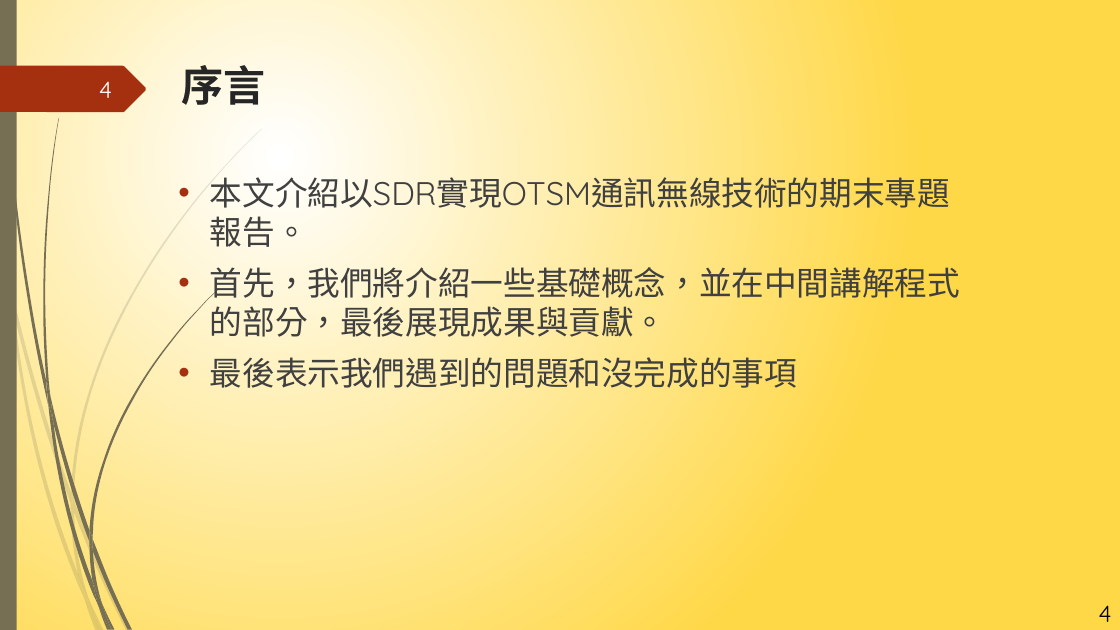
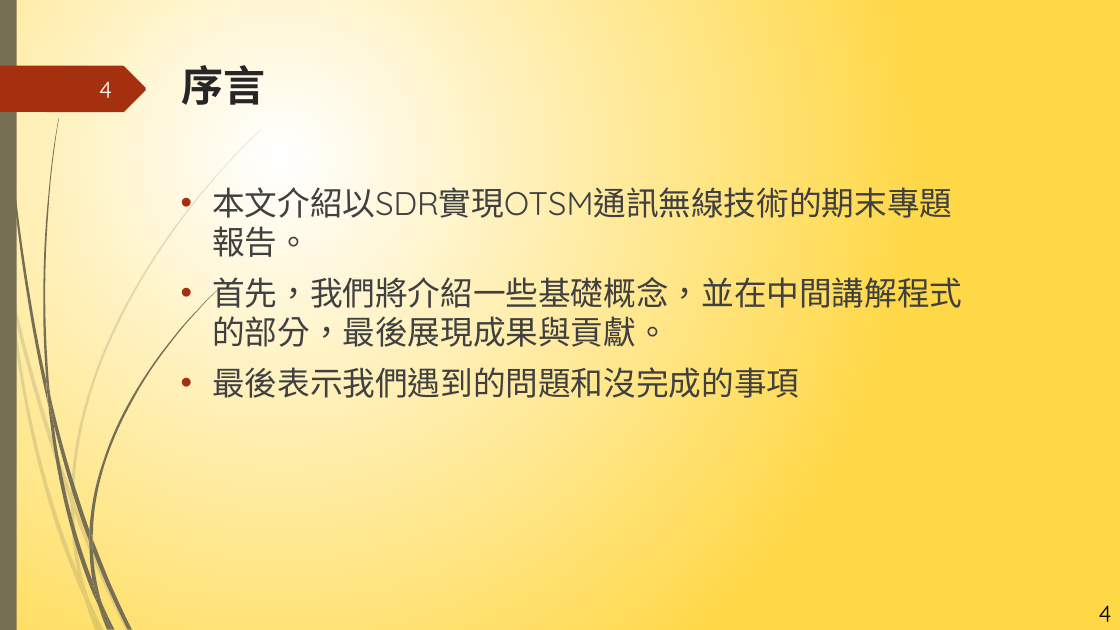
Before and after one commit to NIUWCSP/OTSM, a slide deck: slide 4 of report/以SDR實現OTSM通訊技術.pptx. Drawn at 1120x630 pixels with LibreOffice and Linux fonts; fonts in the diff are those of the drawing. Boxes give left, top, right and bottom in pixels: in the first picture for what was removed or moved away, otherwise in the second. Text is boxed around its words. In the diff, an @@ line names an element or a change of style, - is before the commit and + after.

Commit message:
更新 以SDR實現OTSM通訊技術.pptx

```diff
--- a/report/以SDR實現OTSM通訊技術.pptx
+++ b/report/以SDR實現OTSM通訊技術.pptx
@@ text "本文介紹以SDR實現OTSM通訊無線技術的期末專題報告。" moved from (x1=210, y1=171, x2=960, y2=393) to (x1=212, y1=181, x2=962, y2=404) @@
```
Also in this commit, not shown: 17 other slides changed, 1 slide removed.
